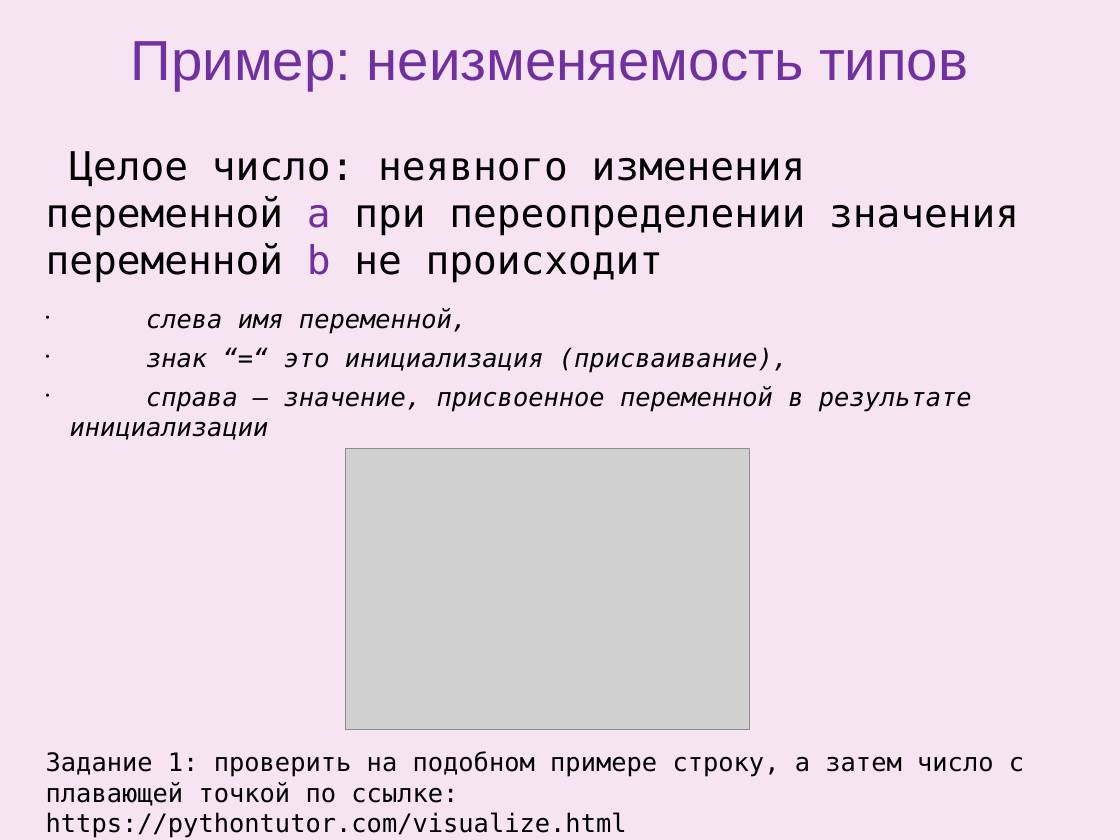
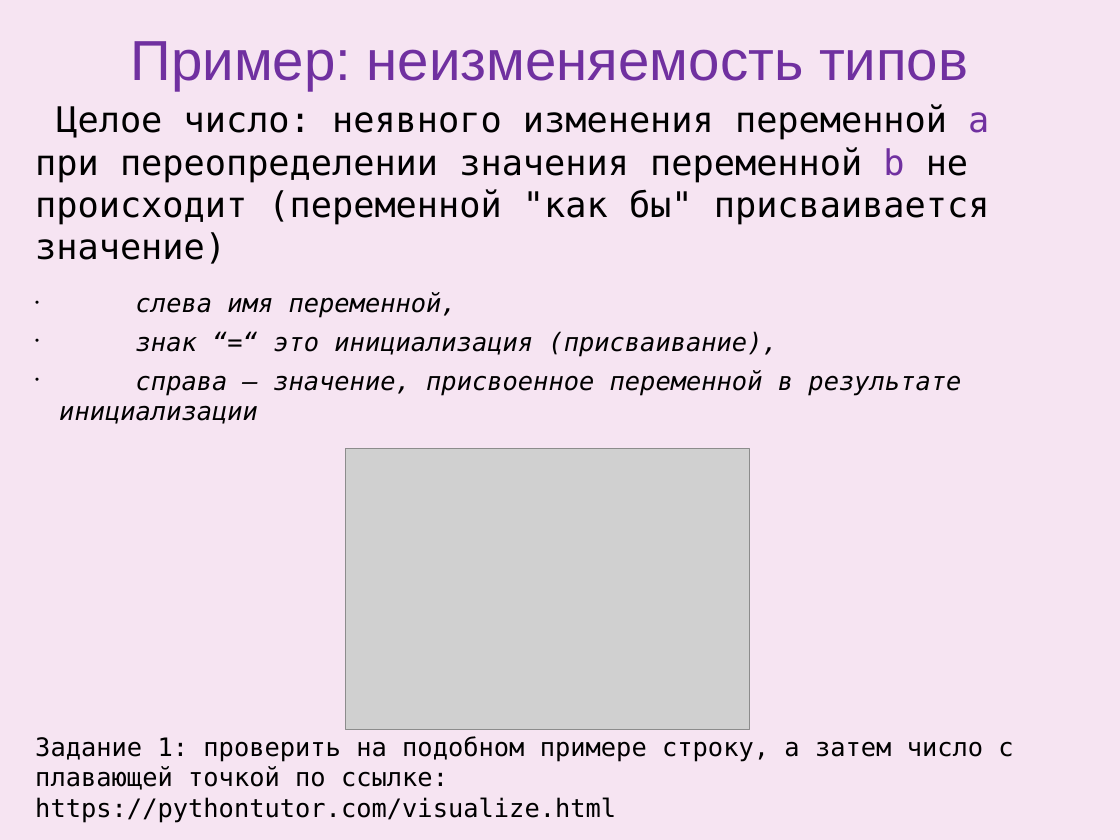
Before and after one commit to Lisovsa/PythonCourse, a slide deck: slide 10 of Lectures/Lesson 1. Types and functions in general..ppt (slide 9 before the commit). Drawn at 1120x840 pixels with LibreOffice and Linux fonts; fonts in the diff are those of the drawing; grey boxes stand for pictures. Boxes give left, top, right and bottom in pixels: in the first picture for what was removed or moved away, otherwise in the second. Text is boxed around its words. In the diff, an @@ line names an element or a change of style, - is before the commit and + after.

```diff
--- a/Lectures/Lesson 1. Types and functions in general..ppt
+++ b/Lectures/Lesson 1. Types and functions in general..ppt
@@ subtitle at <box>35,104,990,264</box>: text changed; size 28 to 25 pt @@
-Целое число: неявного изменения переменной a при переопределении значения переменной b не происходит
+Целое число: неявного изменения переменной a при переопределении значения переменной b не происходит (переменной "как бы" присваивается значение)
@@ subtitle "Целое число: неявного изменения переменной ...": place and size @@
-subtitle "Целое число: неявного изменения переменной ..." at <box>46,151,1024,838</box>
+subtitle "Целое число: неявного изменения переменной ..." at <box>35,104,1013,822</box>
```
Also in this commit, not shown: 2 other slides changed, 3 slides added, 11 other files.
